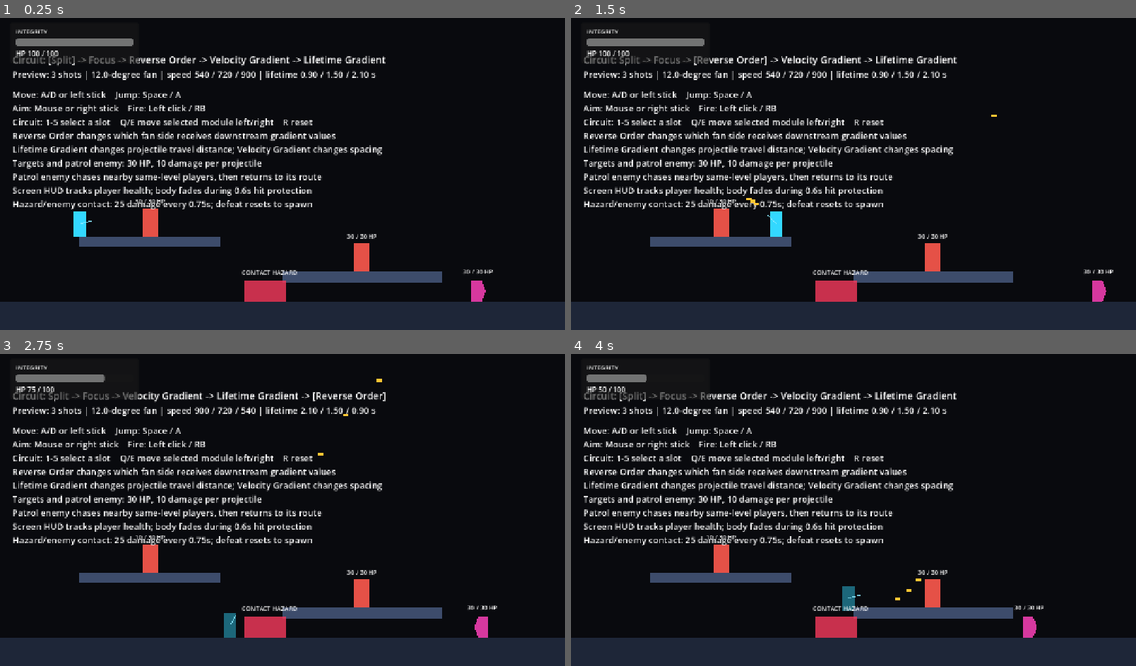
Above: before the commit, frames 1-4 (two rows, left to right).
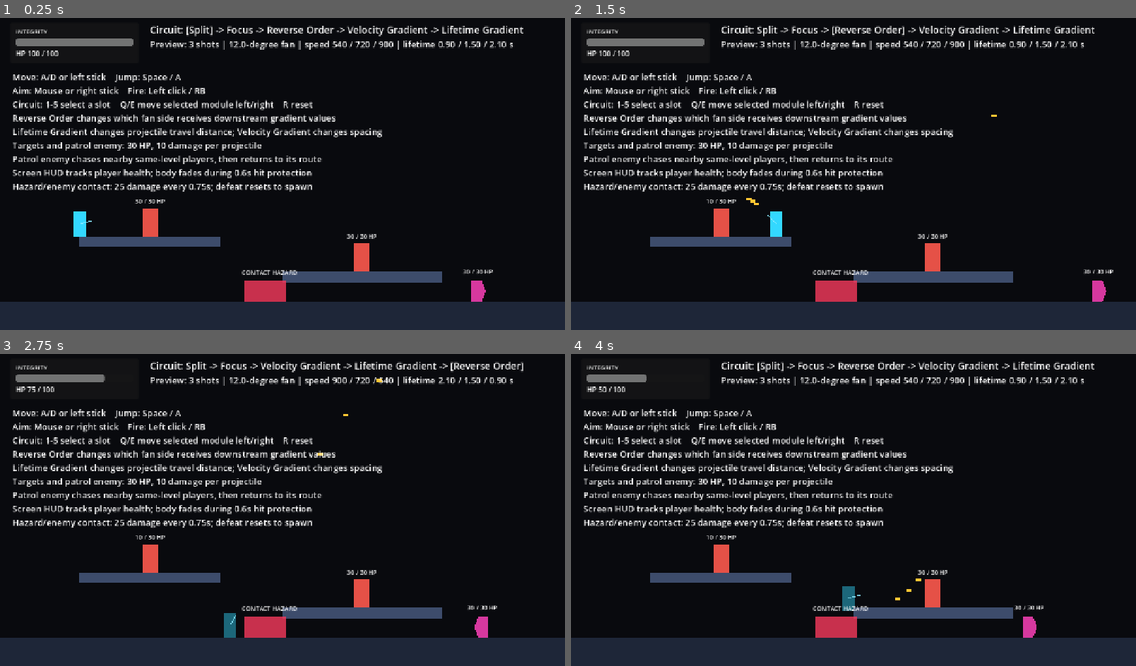
Above: after the commit, the same moments.

Repository: YangYuS8/riftwire
Game: Godot game, scene res://game/actors/player/movement_lab.tscn
Same seed, same stepped clock (60 frames per second), same inputs: the game is played once before the commit and once after it.
Inputs (mouse positions are in pixels of both pictures, inside the frame that each line leads up to):
- Up to frame 1 (0.25 s): no input
- Up to frame 2 (1.5 s): tap Enter at 0.5 s; move the mouse to (977, 155) at 0.52 s; hold D (move_right) from 0.53 s (still down); click (977, 155) at 0.6 s; tap Space (jump) at 0.77 s; tap 3 at 0.8, 1.35 s; move the mouse to (740, 186) at 1.27 s; click (740, 186) at 1.42 s
- Up to frame 3 (2.75 s): tap Space (jump) at 1.52 s; tap E at 1.55, 2.1 s; move the mouse to (339, 438) at 2.02 s; release D (move_right) at 2.03 s; hold A (move_left) from 2.03 s (still down); click (339, 438) at 2.17 s; tap F at 2.3 s
- Up to frame 4 (4 s): move the mouse to (825, 569) at 2.77 s; release A (move_left) at 2.78 s; hold D (move_right) from 2.78 s (still down); tap F at 2.85 s; click (825, 569) at 2.92 s; tap Space (jump) at 3.02, 3.77 s; tap R at 3.05, 3.6 s; move the mouse to (1023, 553) at 3.52 s; click (1023, 553) at 3.8 s

The runs differ from the first frame. In frame 1, 13% of the frame differs, in the area x 2-93%, y 2-62%; in frame 2, 13%; in frame 3, 13%; in frame 4, 13%.

Commit message:
fix: stabilize movement lab circuit UI and input (#34)
Closes #33.

Separates the circuit HUD from the health overlay, hardens circuit key handling, and adds interaction, projectile-output, and layout regression coverage.

Diff:
--- a/game/actors/player/movement_lab.gd
+++ b/game/actors/player/movement_lab.gd
@@ -34,9 +34,13 @@
 func _unhandled_key_input(event: InputEvent) -> void:
 	if not event is InputEventKey:
 		return
-	var key_event := event as InputEventKey
-	if not key_event.pressed or key_event.echo:
-		return
+	if handle_circuit_key_event(event as InputEventKey):
+		get_viewport().set_input_as_handled()
+
+
+func handle_circuit_key_event(key_event: InputEventKey) -> bool:
+	if key_event == null or not key_event.pressed or key_event.echo:
+		return false
 	var pressed_key := (
 		key_event.physical_keycode
 		if key_event.physical_keycode != 0
@@ -59,6 +63,9 @@
 			move_selected_module(1)
 		KEY_R:
 			reset_circuit()
+		_:
+			return false
+	return true
 
 
 func select_slot(slot_index: int) -> bool:
@@ -193,9 +200,13 @@
 	if _weapon == null:
 		_weapon = get_node_or_null("Player/Weapon") as PlayerWeapon
 	if _circuit_status == null:
-		_circuit_status = get_node_or_null("CircuitStatus") as Label
+		_circuit_status = get_node_or_null(
+			"CircuitHud/Root/CircuitStatus"
+		) as Label
 	if _circuit_preview == null:
-		_circuit_preview = get_node_or_null("CircuitPreview") as Label
+		_circuit_preview = get_node_or_null(
+			"CircuitHud/Root/CircuitPreview"
+		) as Label
 	assert(_weapon != null, "MovementLab requires Player/Weapon.")
 	assert(_circuit_status != null, "MovementLab requires CircuitStatus.")
 	assert(_circuit_preview != null, "MovementLab requires CircuitPreview.")
--- a/game/actors/player/movement_lab.tscn
+++ b/game/actors/player/movement_lab.tscn
@@ -28,6 +28,45 @@
 
 [node name="PlayerHealthHud" parent="." instance=ExtResource("5_health_hud")]
 player_path = NodePath("../Player")
+
+[node name="CircuitHud" type="CanvasLayer" parent="."]
+layer = 9
+
+[node name="Root" type="Control" parent="CircuitHud"]
+layout_mode = 3
+anchors_preset = 15
+anchor_right = 1.0
+anchor_bottom = 1.0
+grow_horizontal = 2
+grow_vertical = 2
+mouse_filter = 2
+
+[node name="CircuitStatus" type="Label" parent="CircuitHud/Root"]
+layout_mode = 0
+offset_left = 340.0
+offset_top = 24.0
+offset_right = 1250.0
+offset_bottom = 56.0
+theme_override_font_sizes/font_size = 22
+text = "Circuit: [Split] -> Focus -> Reverse Order -> Velocity Gradient -> Lifetime Gradient"
+
+[node name="CircuitPreview" type="Label" parent="CircuitHud/Root"]
+layout_mode = 0
+offset_left = 340.0
+offset_top = 58.0
+offset_right = 1250.0
+offset_bottom = 90.0
+theme_override_font_sizes/font_size = 20
+text = "Preview: 3 shots | 12.0-degree fan | speed 540 / 720 / 900 | lifetime 0.90 / 1.50 / 2.10 s"
+
+[node name="Instructions" type="Label" parent="CircuitHud/Root"]
+layout_mode = 0
+offset_left = 28.0
+offset_top = 132.0
+offset_right = 1240.0
+offset_bottom = 384.0
+theme_override_font_sizes/font_size = 20
+text = "Move: A/D or left stick    Jump: Space / A\nAim: Mouse or right stick    Fire: Left click / RB\nCircuit: 1-5 select a slot    Q/E move selected module left/right    R reset\nReverse Order changes which fan side receives downstream gradient values\nLifetime Gradient changes projectile travel distance; Velocity Gradient changes spacing\nTargets and patrol enemy: 30 HP, 10 damage per projectile\nPatrol enemy chases nearby same-level players, then returns to its route\nScreen HUD tracks player health; body fades during 0.6s hit protection\nHazard/enemy contact: 25 damage every 0.75s; defeat resets to spawn"
 
 [node name="Floor" type="StaticBody2D" parent="."]
 position = Vector2(640, 688)
@@ -71,27 +110,3 @@
 [node name="FloorPatrolEnemy" parent="." instance=ExtResource("4_patrol_enemy")]
 position = Vector2(1060, 624)
 patrol_half_width = 140.0
-
-[node name="CircuitStatus" type="Label" parent="."]
-offset_left = 28.0
-offset_top = 92.0
-offset_right = 1250.0
-offset_bottom = 124.0
-theme_override_font_sizes/font_size = 22
-text = "Circuit: [Split] -> Focus -> Reverse Order -> Velocity Gradient -> Lifetime Gradient"
-
-[node name="CircuitPreview" type="Label" parent="."]
-offset_left = 28.0
-offset_top = 126.0
-offset_right = 1250.0
-offset_bottom = 158.0
-theme_override_font_sizes/font_size = 20
-text = "Preview: 3 shots | 12.0-degree fan | speed 540 / 720 / 900 | lifetime 0.90 / 1.50 / 2.10 s"
-
-[node name="Instructions" type="Label" parent="."]
-offset_left = 28.0
-offset_top = 172.0
-offset_right = 1240.0
-offset_bottom = 424.0
-theme_override_font_sizes/font_size = 20
-text = "Move: A/D or left stick    Jump: Space / A\nAim: Mouse or right stick    Fire: Left click / RB\nCircuit: 1-5 select a slot    Q/E move selected module left/right    R reset\nReverse Order changes which fan side receives downstream gradient values\nLifetime Gradient changes projectile travel distance; Velocity Gradient changes spacing\nTargets and patrol enemy: 30 HP, 10 damage per projectile\nPatrol enemy chases nearby same-level players, then returns to its route\nScreen HUD tracks player health; body fades during 0.6s hit protection\nHazard/enemy contact: 25 damage every 0.75s; defeat resets to spawn"
--- /dev/null
+++ b/tests/integration/combat/test_movement_lab_interactions.gd
@@ -0,0 +1,100 @@
+extends GutTest
+
+const MOVEMENT_LAB_SCENE: PackedScene = preload(
+	"res://game/actors/player/movement_lab.tscn"
+)
+
+
+func test_bound_key_events_change_the_live_circuit_once_per_press() -> void:
+	var lab := MOVEMENT_LAB_SCENE.instantiate() as MovementLab
+	add_child_autofree(lab)
+	await get_tree().process_frame
+
+	assert_true(lab.handle_circuit_key_event(_key_event(KEY_3)))
+	assert_eq(lab.get_selected_slot(), 2)
+
+	assert_true(lab.handle_circuit_key_event(_key_event(KEY_E)))
+	assert_eq(lab.get_selected_slot(), 3)
+	assert_eq(
+		lab.get_module_ids(),
+		PackedStringArray([
+			"split",
+			"focus",
+			"velocity_gradient",
+			"reverse_order",
+			"lifetime_gradient",
+		])
+	)
+	assert_eq(lab.get_player_weapon().get_module_ids(), lab.get_module_ids())
+
+	var chain_after_press := lab.get_module_ids()
+	assert_false(lab.handle_circuit_key_event(_key_event(KEY_E, true, true)))
+	assert_eq(lab.get_module_ids(), chain_after_press)
+	assert_false(lab.handle_circuit_key_event(_key_event(KEY_E, false)))
+	assert_eq(lab.get_module_ids(), chain_after_press)
+	assert_false(lab.handle_circuit_key_event(_key_event(KEY_F)))
+	assert_eq(lab.get_module_ids(), chain_after_press)
+
+	assert_true(lab.handle_circuit_key_event(_key_event(KEY_R)))
+	assert_eq(lab.get_selected_slot(), 0)
+	assert_eq(
+		lab.get_module_ids(),
+		PackedStringArray([
+			"split",
+			"focus",
+			"reverse_order",
+			"velocity_gradient",
+			"lifetime_gradient",
+		])
+	)
+
+
+func test_reordered_live_weapon_spawns_the_specs_shown_in_preview() -> void:
+	var lab := MOVEMENT_LAB_SCENE.instantiate() as MovementLab
+	add_child_autofree(lab)
+	await get_tree().process_frame
+	var weapon := lab.get_player_weapon()
+
+	lab.select_slot(2)
+	lab.move_selected_module(1)
+	lab.move_selected_module(1)
+	var expected_specs := weapon.build_shot_specs()
+	assert_eq(expected_specs.size(), 3)
+	assert_true(lab.get_circuit_preview_text().contains("speed 900 / 720 / 540"))
+	assert_true(lab.get_circuit_preview_text().contains("lifetime 2.10 / 1.50 / 0.90 s"))
+
+	var fired_projectiles: Array[BaseProjectile] = []
+	weapon.projectile_fired.connect(
+		func(projectile: BaseProjectile) -> void:
+			fired_projectiles.append(projectile)
+	)
+	weapon.get_fire_model().reset()
+	weapon.simulate_input(
+		PlayerInputFrame.new(0.0, false, false, Vector2.RIGHT, true, true),
+		0.0
+	)
+
+	assert_eq(fired_projectiles.size(), expected_specs.size())
+	for shot_index in range(expected_specs.size()):
+		var projectile := fired_projectiles[shot_index]
+		var expected := expected_specs[shot_index]
+		assert_eq(projectile.travel_direction, expected.direction)
+		assert_almost_eq(projectile.speed, expected.speed, 0.001)
+		assert_almost_eq(
+			projectile.lifetime_remaining,
+			expected.lifetime_seconds,
+			0.001
+		)
+		assert_almost_eq(projectile.damage, expected.damage, 0.001)
+
+
+func _key_event(
+	physical_keycode: Key,
+	pressed: bool = true,
+	echo: bool = false
+) -> InputEventKey:
+	var event := InputEventKey.new()
+	event.physical_keycode = physical_keycode
+	event.pressed = pressed
+	event.echo = echo
+	return event
--- a/tests/integration/ui/test_player_health_hud_scene.gd
+++ b/tests/integration/ui/test_player_health_hud_scene.gd
@@ -63,3 +63,26 @@
 	assert_eq(hud.get_health_text(), "HP 100 / 100")
 	assert_almost_eq(root_control.anchor_right, 1.0, 0.001)
 	assert_almost_eq(root_control.anchor_bottom, 1.0, 0.001)
+
+
+func test_movement_lab_circuit_hud_is_viewport_fixed_and_clear_of_health_panel() -> void:
+	var movement_lab := MOVEMENT_LAB_SCENE.instantiate()
+	add_child_autofree(movement_lab)
+	await get_tree().process_frame
+	var health_hud := movement_lab.get_node("PlayerHealthHud") as CanvasLayer
+	var health_panel := health_hud.get_node("Root/Panel") as Control
+	var circuit_hud := movement_lab.get_node("CircuitHud") as CanvasLayer
+	var circuit_root := circuit_hud.get_node("Root") as Control
+	var circuit_status := circuit_root.get_node("CircuitStatus") as Control
+	var circuit_preview := circuit_root.get_node("CircuitPreview") as Control
+	var instructions := circuit_root.get_node("Instructions") as Control
+	var health_rect := health_panel.get_global_rect()
+
+	assert_eq(circuit_hud.layer, 9)
+	assert_eq(health_hud.layer, 10)
+	assert_eq(circuit_root.mouse_filter, Control.MOUSE_FILTER_IGNORE)
+	assert_almost_eq(circuit_root.anchor_right, 1.0, 0.001)
+	assert_almost_eq(circuit_root.anchor_bottom, 1.0, 0.001)
+	assert_false(health_rect.intersects(circuit_status.get_global_rect()))
+	assert_false(health_rect.intersects(circuit_preview.get_global_rect()))
+	assert_false(health_rect.intersects(instructions.get_global_rect()))
